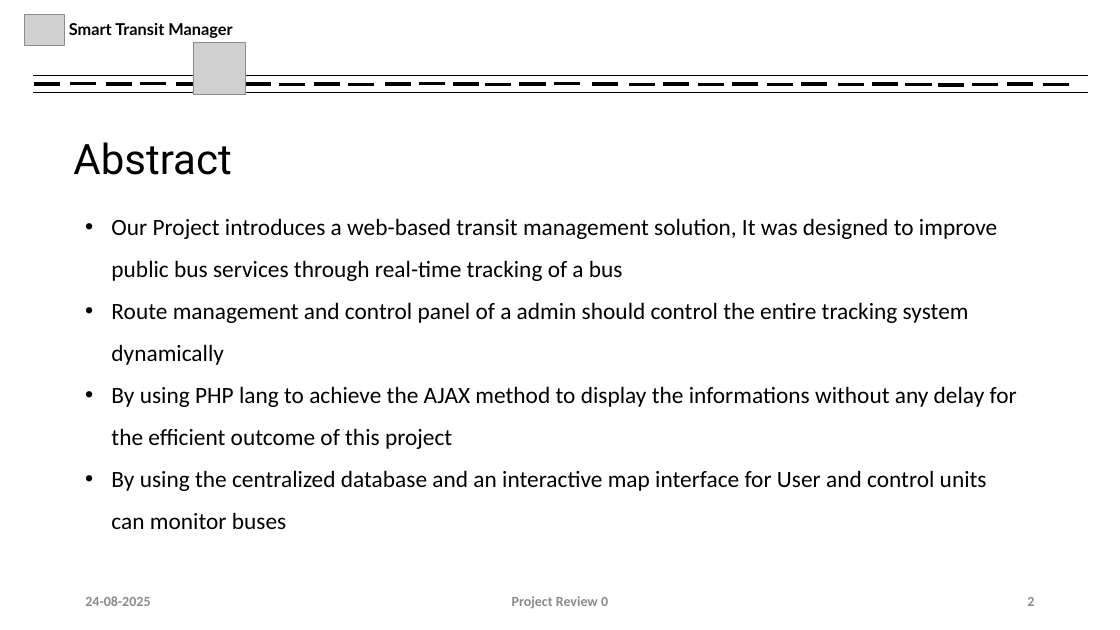
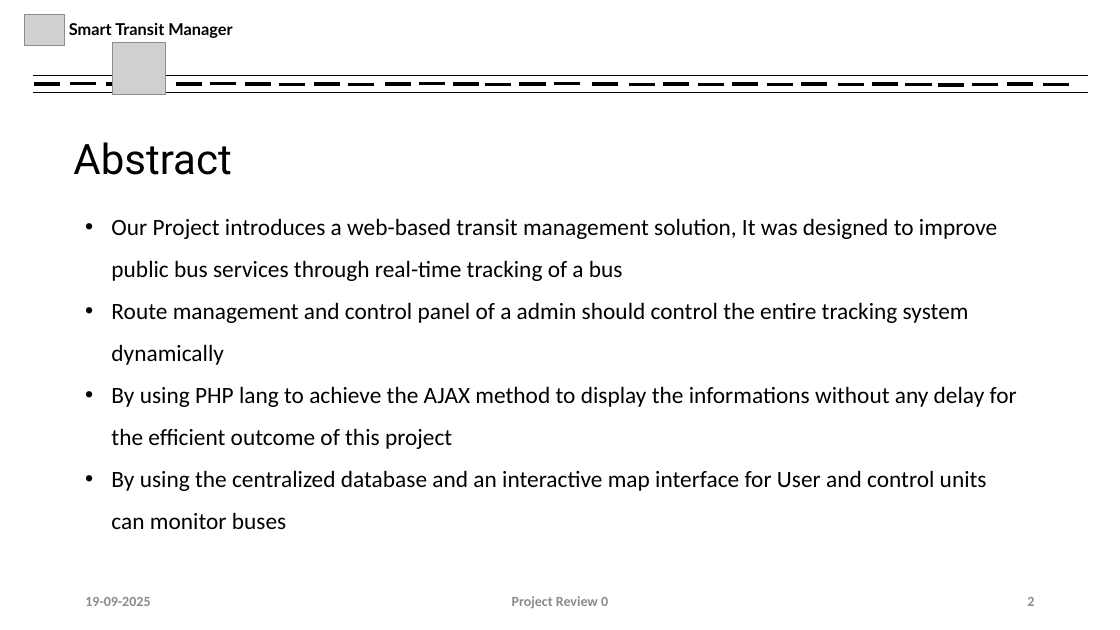
Before and after one commit to sivabalaji-tn/Smart-Transit-Manager, a slide deck: slide 2 of Stuffs/Project Review 0.pptx. Drawn at 1120x630 pixels with LibreOffice and Linux fonts; fonts in the diff are those of the drawing; grey boxes stand for pictures. Boxes give left, top, right and bottom in pixels: in the first picture for what was removed or moved away, otherwise in the second. Text is boxed around its words. In the diff, an @@ line names an element or a change of style, - is before the commit and + after.

```diff
--- a/Stuffs/Project Review 0.pptx
+++ b/Stuffs/Project Review 0.pptx
@@ picture added at [113, 42, 165, 94] @@
@@ picture removed at [193, 42, 245, 94] @@
@@ line added from (210, 83) to (236, 83), #000000 3 pt @@
@@ text at [85, 597, 150, 606]: text changed @@
-24-08-2025
+19-09-2025
```
Also in this commit, not shown: 6 other slides changed, 4 slides added, 17 other files.
